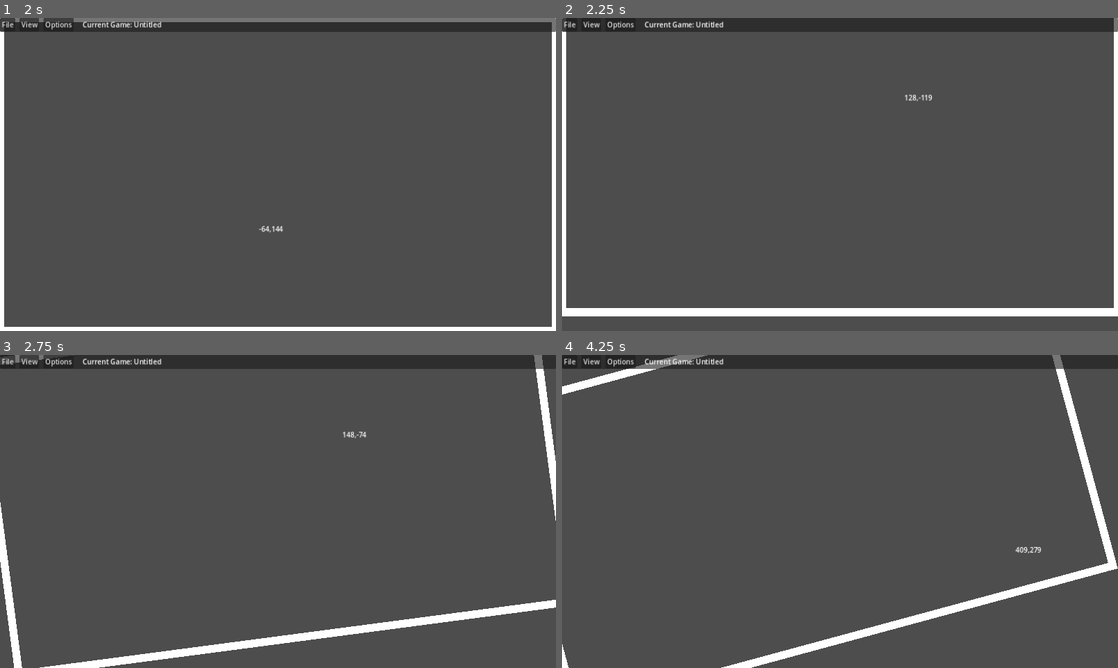
Above: before the commit, frames 1-4 (two rows, left to right).
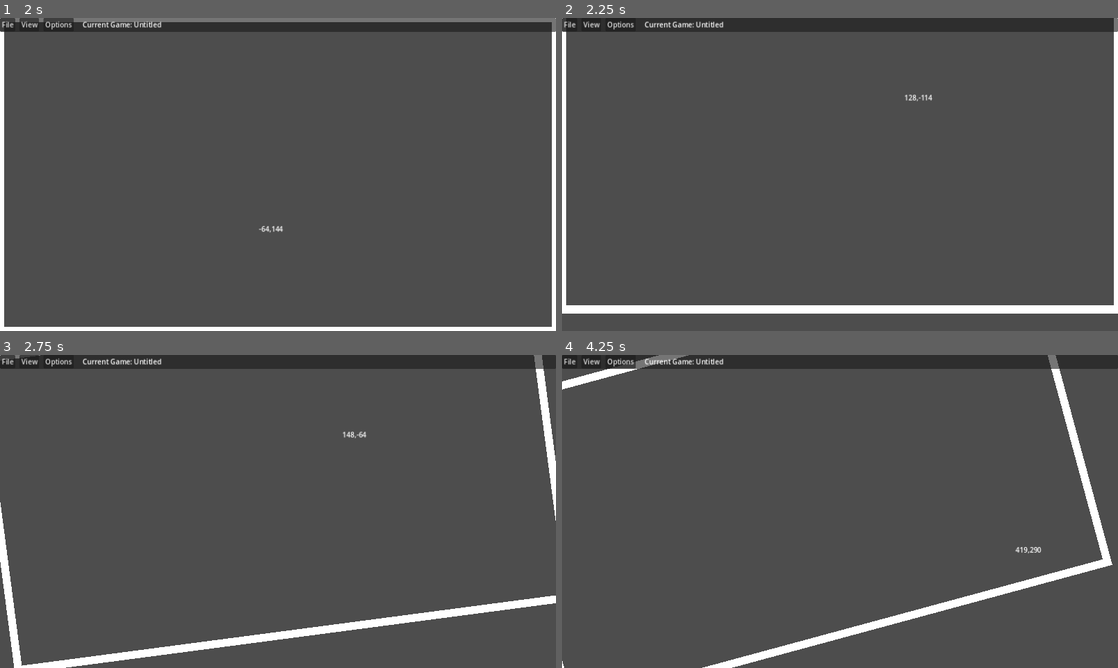
Above: after the commit, the same moments.

Repository: ryanabx/tabletop-engine
Game: Godot game, scene res://src/scenes/pages/tabletop_manager.tscn
Same seed, same stepped clock (60 frames per second), same inputs: the game is played once before the commit and once after it. The engine's default icon, where the game draws it, is replaced by a stand-in: a white triangle on a blue panel in a dark square.
Inputs (mouse positions are in pixels of both pictures, inside the frame that each line leads up to):
- Up to frame 1 (2 s): tap Enter (end_group_select) at 0.5 s; move the mouse to (400, 158) at 0.52 s; hold Enter (end_group_select) 0.53-1.25 s; tap Q (camera_rotate_clockwise) at 0.6 s; click (400, 158) at 0.67 s; tap E (camera_rotate_counterclockwise) at 0.8 s; drag from (166, 190) to (250, 237) at 1.27 s
- Up to frame 2 (2.25 s): move the mouse to (895, 105) at 2.02 s; hold Enter (end_group_select) from 2.03 s (still down); tap S (camera_down) at 2.1 s; click (895, 105) at 2.17 s
- Up to frame 3 (2.75 s): keep holding Enter (end_group_select); tap E (camera_rotate_counterclockwise) at 2.3 s
- Up to frame 4 (4.25 s): release Enter (end_group_select) at 2.75 s; drag from (812, 574) to (673, 464) at 2.77 s; move the mouse to (1006, 558) at 3.52 s; tap D (camera_right) at 3.6 s; click (1006, 558) at 3.67 s; tap E (camera_rotate_counterclockwise) at 3.8 s

Frame 1 is identical in both runs. In frame 2, 1.8% of the frame differs, in the area x 0-100%, y 24-96%; in frame 3, 2.7%; in frame 4, 4.1%, in the area x 0-100%, y 0-100%.

Commit message:
more stuff

Diff:
--- a/project.godot
+++ b/project.godot
@@ -64,11 +64,13 @@
 ui_zoom_out={
 "deadzone": 0.5,
 "events": [Object(InputEventMouseButton,"resource_local_to_scene":false,"resource_name":"","device":-1,"window_id":0,"a …(253 unchanged characters)…
+, Object(InputEventKey,"resource_local_to_scene":false,"resource_name":"","device":-1,"window_id":0,"alt_pressed":false,"shift_pressed":false,"ctrl_pressed":false,"meta_pressed":false,"pressed":false,"keycode":0,"physical_keycode":90,"key_label":0,"unicode":122,"echo":false,"script":null)
 ]
 }
 ui_zoom_in={
 "deadzone": 0.5,
 "events": [Object(InputEventMouseButton,"resource_local_to_scene":false,"resource_name":"","device":-1,"window_id":0,"a …(259 unchanged characters)…
+, Object(InputEventKey,"resource_local_to_scene":false,"resource_name":"","device":-1,"window_id":0,"alt_pressed":false,"shift_pressed":false,"ctrl_pressed":false,"meta_pressed":false,"pressed":false,"keycode":0,"physical_keycode":67,"key_label":0,"unicode":99,"echo":false,"script":null)
 ]
 }
 camera_up={
@@ -99,11 +101,14 @@
 camera_rotate_clockwise={
 "deadzone": 0.5,
 "events": [Object(InputEventKey,"resource_local_to_scene":false,"resource_name":"","device":-1,"window_id":0,"alt_pressed":false,"shift_pressed":false,"ctrl_pressed":false,"meta_pressed":false,"pressed":false,"keycode":0,"physical_keycode":81,"key_label":0,"unicode":113,"echo":false,"script":null)
+, Object(InputEventMouseButton,"resource_local_to_scene":false,"resource_name":"","device":-1,"window_id":0,"alt_pressed":false,"shift_pressed":false,"ctrl_pressed":false,"meta_pressed":false,"button_mask":256,"position":Vector2(91, 30),"global_position":Vector2(97, 93),"factor":1.0,"button_index":9,"canceled":false,"pressed":true,"double_click":false,"script":null)
 ]
 }
 camera_rotate_counterclockwise={
 "deadzone": 0.5,
 "events": [Object(InputEventKey,"resource_local_to_scene":false,"resource_name":"","device":-1,"window_id":0,"alt_pressed":false,"shift_pressed":false,"ctrl_pressed":false,"meta_pressed":false,"pressed":false,"keycode":0,"physical_keycode":69,"key_label":0,"unicode":101,"echo":false,"script":null)
+, Object(InputEventMouseButton,"resource_local_to_scene":false,"resource_name":"","device":-1,"window_id":0,"alt_pressed":false,"shift_pressed":false,"ctrl_pressed":false,"meta_pressed":false,"button_mask":32,"position":Vector2(75, 7),"global_position":Vector2(81, 70),"factor":1.0,"button_index":6,"canceled":false,"pressed":true,"double_click":false,"script":null)
+, Object(InputEventMouseButton,"resource_local_to_scene":false,"resource_name":"","device":-1,"window_id":0,"alt_pressed":false,"shift_pressed":false,"ctrl_pressed":false,"meta_pressed":false,"button_mask":128,"position":Vector2(125, 41),"global_position":Vector2(131, 104),"factor":1.0,"button_index":8,"canceled":false,"pressed":true,"double_click":false,"script":null)
 ]
 }
 ui_exit_fullscreen={
@@ -111,6 +116,16 @@
 "events": [Object(InputEventKey,"resource_local_to_scene":false,"resource_name":"","device":-1,"window_id":0,"alt_press …(182 unchanged characters)…
 ]
 }
+camera_zoom_in={
+"deadzone": 0.5,
+"events": [Object(InputEventKey,"resource_local_to_scene":false,"resource_name":"","device":-1,"window_id":0,"alt_pressed":false,"shift_pressed":false,"ctrl_pressed":false,"meta_pressed":false,"pressed":false,"keycode":0,"physical_keycode":67,"key_label":0,"unicode":99,"echo":false,"script":null)
+]
+}
+camera_zoom_out={
+"deadzone": 0.5,
+"events": [Object(InputEventKey,"resource_local_to_scene":false,"resource_name":"","device":-1,"window_id":0,"alt_pressed":false,"shift_pressed":false,"ctrl_pressed":false,"meta_pressed":false,"pressed":false,"keycode":0,"physical_keycode":90,"key_label":0,"unicode":122,"echo":false,"script":null)
+]
+}
 
 [rendering]
 
--- /dev/null
+++ b/src/scenes/game_elements/camera_controller.tscn
@@ -0,0 +1,13 @@
+[gd_scene load_steps=2 format=3 uid="uid://uing22je8p0x"]
+
+[ext_resource type="Script" path="res://src/scripts/screens/camera_controller.gd" id="1_67wnr"]
+
+[node name="CameraController" type="Node2D"]
+script = ExtResource("1_67wnr")
+
+[node name="Camera2D" type="Camera2D" parent="."]
+ignore_rotation = false
+position_smoothing_enabled = true
+position_smoothing_speed = 9.0
+rotation_smoothing_enabled = true
+rotation_smoothing_speed = 9.0
--- /dev/null
+++ b/src/scenes/game_elements/game_base.tscn
@@ -0,0 +1,24 @@
+[gd_scene load_steps=7 format=3 uid="uid://bd0t8uq0xv6wr"]
+
+[ext_resource type="Script" path="res://src/scripts/screens/highlights.gd" id="1_pvbv3"]
+[ext_resource type="PackedScene" uid="uid://bu8c42i3gp2e6" path="res://src/scenes/game_elements/game_board.tscn" id="2_t7a5p"]
+[ext_resource type="PackedScene" uid="uid://do4ayt0lspujy" path="res://src/scenes/game_elements/ui_layer.tscn" id="3_1v772"]
+[ext_resource type="PackedScene" uid="uid://uing22je8p0x" path="res://src/scenes/game_elements/camera_controller.tscn" id="4_lowna"]
+[ext_resource type="PackedScene" uid="uid://3uwharyjlmsp" path="res://src/scenes/ui/right_click_menu.tscn" id="5_buo43"]
+[ext_resource type="PackedScene" uid="uid://c288phnhk4720" path="res://src/scenes/dialogs/load_config_dialog.tscn" id="6_dylcp"]
+
+[node name="Base" type="Node"]
+
+[node name="Highlights" type="Node2D" parent="."]
+z_index = 200
+script = ExtResource("1_pvbv3")
+
+[node name="GameBoard" parent="." instance=ExtResource("2_t7a5p")]
+
+[node name="UiLayer" parent="." instance=ExtResource("3_1v772")]
+
+[node name="CameraController" parent="." instance=ExtResource("4_lowna")]
+
+[node name="RightClickMenu" parent="." instance=ExtResource("5_buo43")]
+
+[node name="LoadConfigDialog" parent="." instance=ExtResource("6_dylcp")]
--- /dev/null
+++ b/src/scenes/game_elements/game_board.tscn
@@ -0,0 +1,13 @@
+[gd_scene load_steps=2 format=3 uid="uid://bu8c42i3gp2e6"]
+
+[ext_resource type="Script" path="res://src/scripts/game_objects/game_board.gd" id="1_3p7bf"]
+
+[node name="GameBoard" type="Node2D"]
+script = ExtResource("1_3p7bf")
+metadata/_edit_lock_ = true
+
+[node name="BoardTexture" type="Sprite2D" parent="."]
+z_index = -1000
+
+[node name="GameObjectManager" type="Node2D" parent="."]
+metadata/_edit_lock_ = true
--- /dev/null
+++ b/src/scenes/game_elements/ui_layer.tscn
@@ -0,0 +1,9 @@
+[gd_scene load_steps=2 format=3 uid="uid://do4ayt0lspujy"]
+
+[ext_resource type="PackedScene" uid="uid://ma7a666pl2us" path="res://src/scenes/ui/user_interface.tscn" id="1_2k6q4"]
+
+[node name="UiLayer" type="CanvasLayer"]
+layer = 105
+
+[node name="UserInterface" parent="." instance=ExtResource("1_2k6q4")]
+mouse_filter = 2
--- a/src/scenes/screens/tabletop.tscn
+++ /dev/null
@@ -1,44 +0,0 @@
-[gd_scene load_steps=7 format=3 uid="uid://bd0t8uq0xv6wr"]
-
-[ext_resource type="Script" path="res://src/scripts/game_objects/game_board.gd" id="2_lhyvx"]
-[ext_resource type="Script" path="res://src/scripts/screens/highlights.gd" id="3_ofc5r"]
-[ext_resource type="PackedScene" uid="uid://ma7a666pl2us" path="res://src/scenes/ui/user_interface.tscn" id="4_7raef"]
-[ext_resource type="PackedScene" uid="uid://3uwharyjlmsp" path="res://src/scenes/ui/right_click_menu.tscn" id="5_4v42b"]
-[ext_resource type="Script" path="res://src/scripts/screens/camera_controller.gd" id="5_rko6e"]
-[ext_resource type="PackedScene" uid="uid://c288phnhk4720" path="res://src/scenes/dialogs/load_config_dialog.tscn" id="7_ml236"]
-
-[node name="Base" type="Node"]
-
-[node name="Highlights" type="Node2D" parent="."]
-z_index = 200
-script = ExtResource("3_ofc5r")
-
-[node name="GameBoard" type="Node2D" parent="."]
-script = ExtResource("2_lhyvx")
-metadata/_edit_lock_ = true
-
-[node name="BoardTexture" type="Sprite2D" parent="GameBoard"]
-z_index = -1000
-
-[node name="GameObjectManager" type="Node2D" parent="GameBoard"]
-metadata/_edit_lock_ = true
-
-[node name="UiLayer" type="CanvasLayer" parent="."]
-layer = 105
-
-[node name="UserInterface" parent="UiLayer" instance=ExtResource("4_7raef")]
-mouse_filter = 2
-
-[node name="CameraController" type="Node2D" parent="."]
-script = ExtResource("5_rko6e")
-
-[node name="Camera2D" type="Camera2D" parent="CameraController"]
-ignore_rotation = false
-position_smoothing_enabled = true
-position_smoothing_speed = 9.0
-rotation_smoothing_enabled = true
-rotation_smoothing_speed = 9.0
-
-[node name="RightClickMenu" parent="." instance=ExtResource("5_4v42b")]
-
-[node name="LoadConfigDialog" parent="." instance=ExtResource("7_ml236")]
--- a/src/scripts/game_objects/game_board.gd
+++ b/src/scripts/game_objects/game_board.gd
@@ -13,7 +13,7 @@
 
 var selection_box: Rect2 = Rect2(0.0, 0.0, 0.0, 0.0)
 
-var _stack_scene = preload("res://src/scenes/game_objects/stack.tscn")
+var _stack_scene = preload("res://src/scenes/game_elements/stack.tscn")
 
 var group_selection_mode: bool = false
 var group_selection_down: bool = false
--- a/src/scripts/pages/tabletop_manager.gd
+++ b/src/scripts/pages/tabletop_manager.gd
@@ -1,9 +1,8 @@
-# TABLETOP SINGLETON - Contains all the data about the current tabletop session\
 class_name TabletopManager
 extends Node
 
-var piece_scene: PackedScene = preload("res://src/scenes/game_objects/piece.tscn")
-var base_scene: PackedScene = preload("res://src/scenes/screens/tabletop.tscn")
+var piece_scene: PackedScene = preload("res://src/scenes/game_elements/piece.tscn")
+var base_scene: PackedScene = preload("res://src/scenes/game_elements/game_base.tscn")
 
 var EMPTY_GAME: Dictionary = {
 	"name": "Untitled",
--- a/src/scripts/screens/camera_controller.gd
+++ b/src/scripts/screens/camera_controller.gd
@@ -2,8 +2,9 @@
 
 @onready var camera = $Camera2D
 
-const MOVEMENT_SPEED: float = 1000.0
+const MOVEMENT_SPEED: float = 1150.0
 const ROTATION_SPEED: float = 2.0
+const ZOOM_SPEED: float = 2.0
 
 var initial_mouse_pos: Vector2 = Vector2.ZERO
 var free_cam: bool = false
@@ -36,6 +37,8 @@
 		camera.zoom *= 0.9
 	camera.position += (Input.get_vector("camera_left", "camera_right", "camera_up", "camera_down") * MOVEMENT_SPEED * _delta).rotated(camera.rotation)
 	camera.rotation += Input.get_axis("camera_rotate_clockwise", "camera_rotate_counterclockwise") * ROTATION_SPEED * _delta
+	if absf(Input.get_axis("camera_rotate_clockwise", "camera_rotate_counterclockwise")) < 0.1 and absf(roundf(camera.rotation_degrees / 45.0) * 45.0 - camera.rotation_degrees) < 7.5:
+		camera.rotation_degrees = roundf(camera.rotation_degrees / 45.0) * 45.0
 	check_free_cam()
 
 func check_free_cam() -> void:
Renamed: src/scenes/game_objects/collection.tscn -> src/scenes/game_elements/collection.tscn
Renamed: src/scenes/game_objects/hand.tscn -> src/scenes/game_elements/hand.tscn
Renamed: src/scenes/game_objects/piece.tscn -> src/scenes/game_elements/piece.tscn
Renamed: src/scenes/game_objects/stack.tscn -> src/scenes/game_elements/stack.tscn
